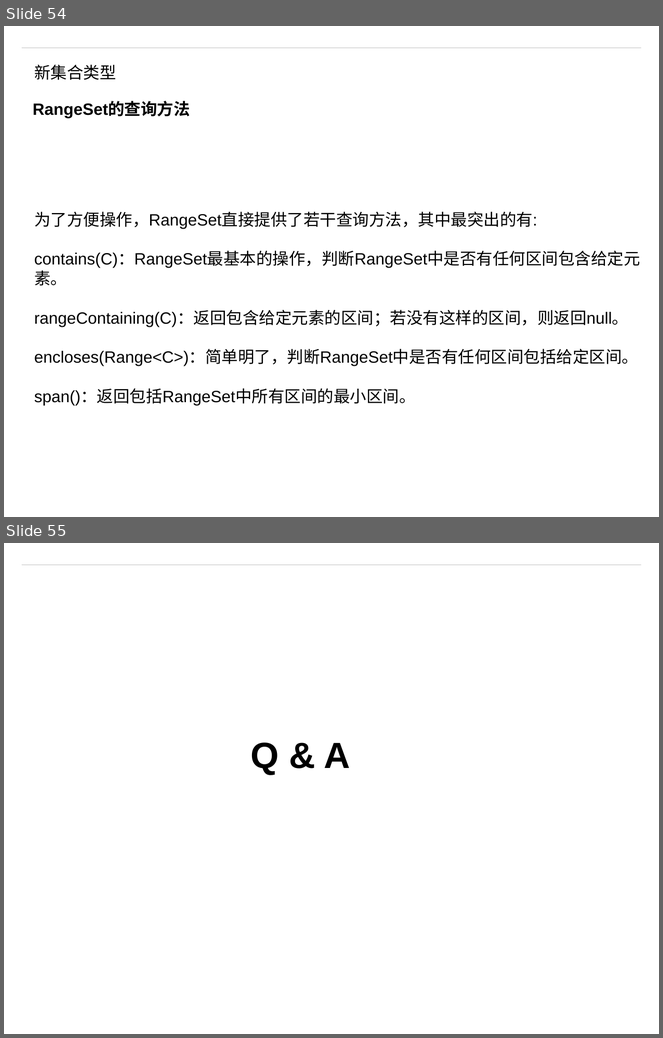
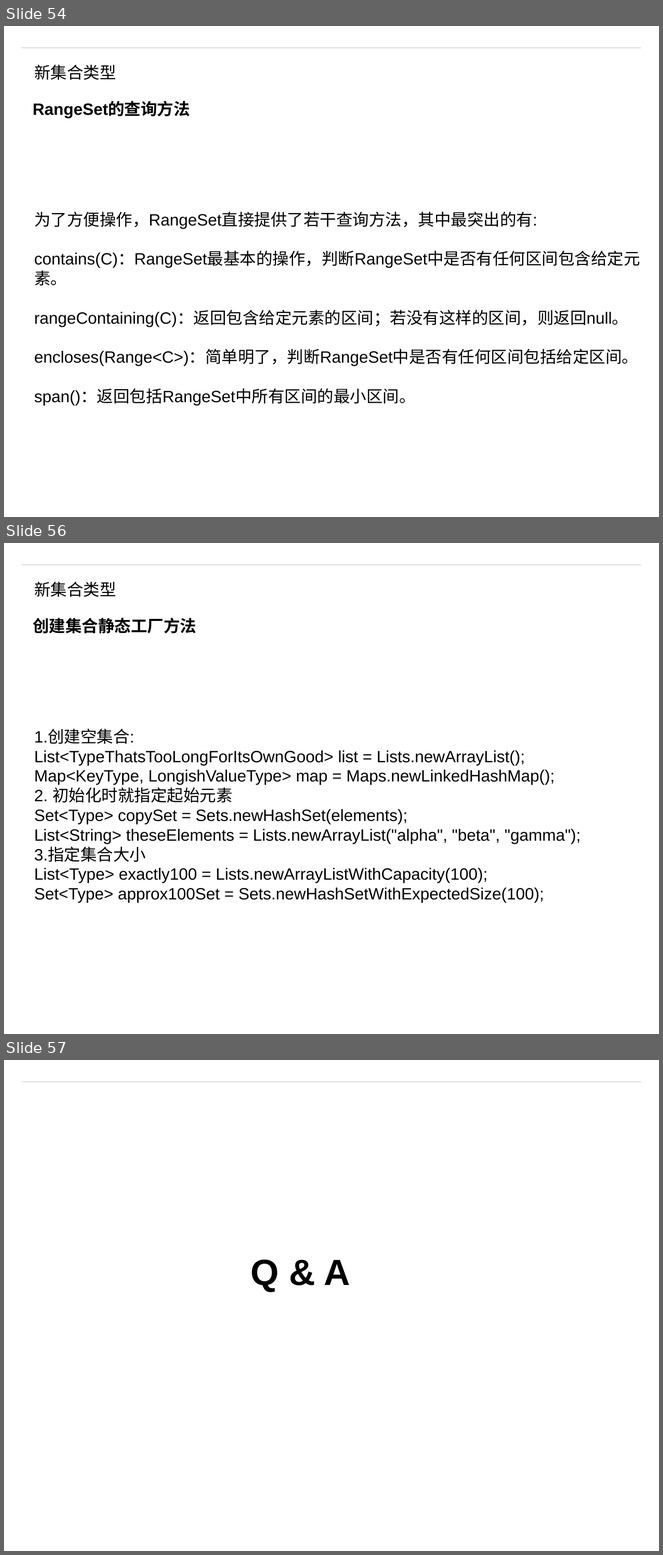
Before and after one commit to matt19870107/Guava, a slide deck: Guava.pptm. Shown one above the other, each under a label of ours: slides 54 and 55 before the commit, slides 54, 56 and 57 after it; the slides between them are not shown. The pictures are 663x1038 and 663x1555 pixels, drawn with LibreOffice and Linux fonts; fonts in the diff are those of the drawing; background and template pictures are left out. Boxes give left, top, right and bottom in pixels: in the first picture for what was removed or moved away, otherwise in the second. Text is boxed around its words. In the diff, an @@ line names an element or a change of style, - is before the commit and + after.

```diff
--- a/Guava.pptm
+++ b/Guava.pptm
@@ slide 56 added at (x1=4, y1=543, x2=659, y2=1034), background #FFFFFF; not listed: 1 template element that a slide beside it also shows @@
@@ text added at (x1=34, y1=581, x2=116, y2=597), 18 pt, text #000000 @@
+新集合类型
@@ text added at (x1=33, y1=618, x2=196, y2=633), 18 pt, text #000000, bold @@
+创建集合静态工厂方法
@@ text added at (x1=34, y1=730, x2=581, y2=903), 18 pt, text #000000 @@
+1.创建空集合:
+List<TypeThatsTooLongForItsOwnGood> list = Lists.newArrayList();
+Map<KeyType, LongishValueType> map = Maps.newLinkedHashMap();
+2. 初始化时就指定起始元素
+Set<Type> copySet = Sets.newHashSet(elements);
+List<String> theseElements = Lists.newArrayList("alpha", "beta", "gamma");
+3.指定集合大小
+List<Type> exactly100 = Lists.newArrayListWithCapacity(100);
+Set<Type> approx100Set = Sets.newHashSetWithExpectedSize(100);
@@ what was slide 55 is now slide 57 @@
```
Also in this commit, not shown: 1 other slide added.
